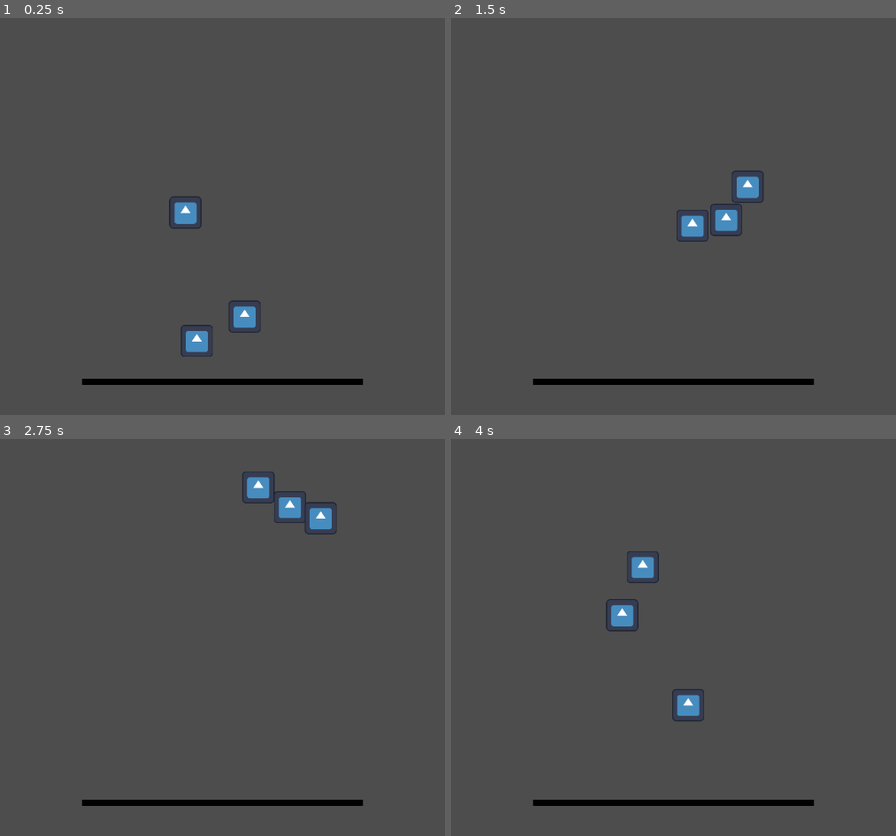
Above: before the commit, frames 1-4 (two rows, left to right).
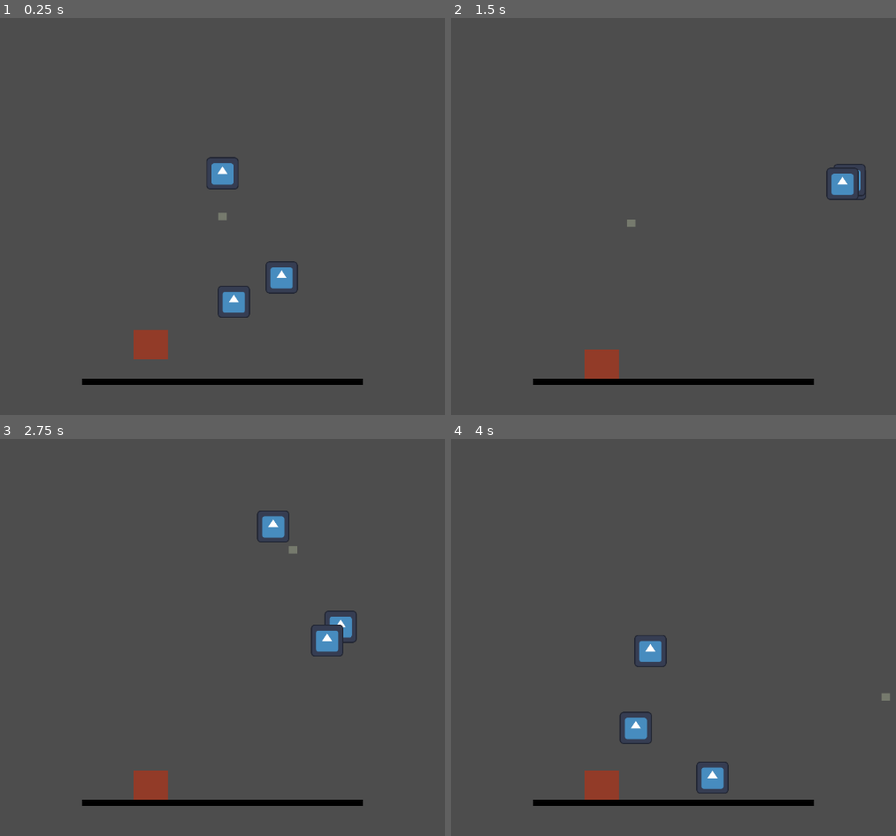
Above: after the commit, the same moments.

Repository: pradoh97/horde
Game: Godot game, scene res://level.tscn
Same seed, same stepped clock (60 frames per second), same inputs: the game is played once before the commit and once after it. The engine's default icon, where the game draws it, is replaced by a stand-in: a white triangle on a blue panel in a dark square.
Inputs (mouse positions are in pixels of both pictures, inside the frame that each line leads up to):
- Up to frame 1 (0.25 s): no input
- Up to frame 2 (1.5 s): move the mouse to (829, 196) at 0.52 s; press the mouse at (829, 196) at 0.53 s; release the mouse at (829, 196) at 1.25 s; drag from (531, 236) to (829, 196) at 1.27 s
- Up to frame 3 (2.75 s): move the mouse to (293, 550) at 2.02 s; press the mouse at (293, 550) at 2.03 s
- Up to frame 4 (4 s): release the mouse at (744, 550) at 2.75 s; drag from (637, 716) to (459, 577) at 2.77 s; move the mouse to (887, 697) at 3.52 s; press the mouse at (887, 697) at 3.53 s

The runs differ from the first frame. In frame 1, 2.7% of the frame differs, in the area x 30-67%, y 34-86%; in frame 2, 2.1%; in frame 3, 2.6%; in frame 4, 2.8%, in the area x 30-99%, y 28-91%.

Commit message:
Improve collisions

Diff:
--- a/experimental/army_leader/army.gd
+++ b/experimental/army_leader/army.gd
@@ -1,5 +1,11 @@
 extends Node2D
 class_name Army
+
+@export var override_minions_properties: bool = false
+@export var max_speed = 600.0
+@export var acceleration: float = 100.0
+@export var deceleration_factor: float = 0.025
+@export var full_stop_speed: float = 40
 
 var following_orders: bool = false
 var last_mouse_direction: Vector2 = Vector2.ZERO
@@ -18,6 +24,11 @@
 	for minion in minions:
 		if not minion == leader:
 			minion.leader = leader
+		if override_minions_properties:
+			minion.max_speed = max_speed
+			minion.acceleration = acceleration
+			minion.deceleration_factor = deceleration_factor
+			minion.full_stop_speed = full_stop_speed
 
 func _physics_process(delta):
 	if Input.is_action_just_pressed("mouse_click"):
@@ -30,8 +41,8 @@
 func command_minions():
 	chase = true
 	for minion in minions:
-		minion.reached_destination = false
-		minion.following_orders = true
+		minion.be_commanded()
+
 
 func halt_minions():
 	chase = false
@@ -41,7 +52,9 @@
 func disband_minions():
 	chase = false
 	for minion in minions:
-		minion.following_orders = false
+		minion.be_disbanded()
+		minion.set_collision_mask_value(3, true)
+
 
 func _on_mouse_body_entered(body):
 	halt_minions()
--- a/experimental/army_leader/army.tscn
+++ b/experimental/army_leader/army.tscn
@@ -9,15 +9,12 @@
 
 [node name="Minion" parent="." instance=ExtResource("2_dpr6x")]
 position = Vector2(0, -283)
-motion_mode = 1
 script = ExtResource("3_2pplm")
 
 [node name="Minion2" parent="." instance=ExtResource("2_dpr6x")]
 position = Vector2(45, 228)
-motion_mode = 1
 script = ExtResource("3_2pplm")
 
 [node name="Minion3" parent="." instance=ExtResource("2_dpr6x")]
 position = Vector2(235, 131)
-motion_mode = 1
 script = ExtResource("3_2pplm")
--- a/experimental/army_leader/minion.gd
+++ b/experimental/army_leader/minion.gd
@@ -44,5 +44,22 @@
 		velocity.y += get_gravity().y * delta * gravity_modifier
 		if following_orders and velocity.y >= max_speed * 1.5:
 			velocity.y = max_speed * 1.5
+	for i in get_slide_collision_count():
+		var c = get_slide_collision(i)
+		if c.get_collider() is RigidBody2D:
+			c.get_collider().apply_central_impulse(-c.get_normal() * velocity.x/10)
+	move_and_slide()
 
-	move_and_slide()
+func be_commanded():
+	if not following_orders:
+		$AnimationPlayer.play("commanded")
+	following_orders = true
+	reached_destination = false
+	#set_collision_mask_value(3, false)
+
+func be_disbanded():
+	if following_orders:
+		$AnimationPlayer.play("disbanded")
+	following_orders = false
+	reached_destination = false
+	#set_collision_mask_value(3, false)
--- a/experimental/army_leader/minion.tscn
+++ b/experimental/army_leader/minion.tscn
@@ -6,15 +6,76 @@
 [sub_resource type="RectangleShape2D" id="RectangleShape2D_vonw3"]
 size = Vector2(124, 124)
 
+[sub_resource type="Animation" id="Animation_0b4ue"]
+length = 0.001
+tracks/0/type = "value"
+tracks/0/imported = false
+tracks/0/enabled = true
+tracks/0/path = NodePath("CollisionShape2D:scale")
+tracks/0/interp = 1
+tracks/0/loop_wrap = true
+tracks/0/keys = {
+"times": PackedFloat32Array(0),
+"transitions": PackedFloat32Array(1),
+"update": 0,
+"values": [Vector2(1, 1)]
+}
+
+[sub_resource type="Animation" id="Animation_oi3di"]
+resource_name = "disbanded"
+length = 0.5
+step = 0.1
+tracks/0/type = "value"
+tracks/0/imported = false
+tracks/0/enabled = true
+tracks/0/path = NodePath("CollisionShape2D:scale")
+tracks/0/interp = 1
+tracks/0/loop_wrap = true
+tracks/0/keys = {
+"times": PackedFloat32Array(0, 0.5),
+"transitions": PackedFloat32Array(1, 1),
+"update": 0,
+"values": [Vector2(0.12, 0.12), Vector2(1, 1)]
+}
+
+[sub_resource type="Animation" id="Animation_ywcdx"]
+resource_name = "commanded"
+length = 0.1
+step = 0.1
+tracks/0/type = "value"
+tracks/0/imported = false
+tracks/0/enabled = true
+tracks/0/path = NodePath("CollisionShape2D:scale")
+tracks/0/interp = 1
+tracks/0/loop_wrap = true
+tracks/0/keys = {
+"times": PackedFloat32Array(0, 0.1),
+"transitions": PackedFloat32Array(1, 1),
+"update": 0,
+"values": [Vector2(1, 1), Vector2(0.12, 0.12)]
+}
+
+[sub_resource type="AnimationLibrary" id="AnimationLibrary_f2txt"]
+_data = {
+&"RESET": SubResource("Animation_0b4ue"),
+&"commanded": SubResource("Animation_ywcdx"),
+&"disbanded": SubResource("Animation_oi3di")
+}
+
 [node name="Minion" type="CharacterBody2D"]
 collision_layer = 4
-collision_mask = 5
+collision_mask = 13
 input_pickable = true
 script = ExtResource("1_iqoqf")
 metadata/_edit_group_ = true
 
+[node name="Sprite2D" type="Sprite2D" parent="."]
+texture = ExtResource("2_war54")
+
 [node name="CollisionShape2D" type="CollisionShape2D" parent="."]
 shape = SubResource("RectangleShape2D_vonw3")
 
-[node name="Sprite2D" type="Sprite2D" parent="."]
-texture = ExtResource("2_war54")
+[node name="AnimationPlayer" type="AnimationPlayer" parent="."]
+libraries = {
+&"": SubResource("AnimationLibrary_f2txt")
+}
--- a/level.tscn
+++ b/level.tscn
@@ -16,7 +16,18 @@
 [sub_resource type="CircleShape2D" id="CircleShape2D_u52ul"]
 radius = 62.649822
 
+[sub_resource type="RectangleShape2D" id="RectangleShape2D_vonw3"]
+size = Vector2(140, 120)
+
 [node name="Level" type="Node2D"]
+
+[node name="Army" parent="." instance=ExtResource("1_vonw3")]
+position = Vector2(0, -459)
+override_minions_properties = true
+max_speed = 1000.0
+acceleration = 150.0
+deceleration_factor = 0.05
+full_stop_speed = 80.0
 
 [node name="Floor" type="StaticBody2D" parent="."]
 position = Vector2(0, 116)
@@ -41,8 +52,22 @@
 [node name="CollisionShape2D" type="CollisionShape2D" parent="Mouse"]
 shape = SubResource("CircleShape2D_u52ul")
 
-[node name="Army" parent="." instance=ExtResource("3_oi3di")]
-position = Vector2(-147, -303)
+[node name="Polygon2D" type="Polygon2D" parent="Mouse"]
+position = Vector2(-858, -696)
+color = Color(0.9035203, 0.9590116, 0.77403754, 0.27058825)
+polygon = PackedVector2Array(876, 681, 841, 681, 841, 711, 876, 711)
 
-[connection signal="body_entered" from="Mouse" to="Army" method="_on_mouse_body_entered"]
-[connection signal="body_exited" from="Mouse" to="Army" method="_on_mouse_body_exited"]
+[node name="RigidBody2D" type="RigidBody2D" parent="."]
+position = Vector2(-286, -61)
+collision_layer = 8
+collision_mask = 5
+metadata/_edit_group_ = true
+
+[node name="CollisionShape2D" type="CollisionShape2D" parent="RigidBody2D"]
+shape = SubResource("RectangleShape2D_vonw3")
+
+[node name="Polygon2D" type="Polygon2D" parent="RigidBody2D"]
+position = Vector2(-3376.2656, -2737.6)
+scale = Vector2(3.9333322, 3.9333334)
+color = Color(0.57502484, 0.23296097, 0.15966132, 1)
+polygon = PackedVector2Array(876, 681, 841, 681, 841, 711, 876, 711)
--- a/minion/minion.gd
+++ b/minion/minion.gd
@@ -35,5 +35,4 @@
 		velocity.y += get_gravity().y * delta * gravity_modifier
 		if following_orders and velocity.y >= max_speed * 1.5:
 			velocity.y = max_speed * 1.5
-
 	move_and_slide()
Not shown: 1 places in experimental/army_leader/minion.tscn that only renumber resources
Not shown: 1 places in level.tscn that only renumber resources
